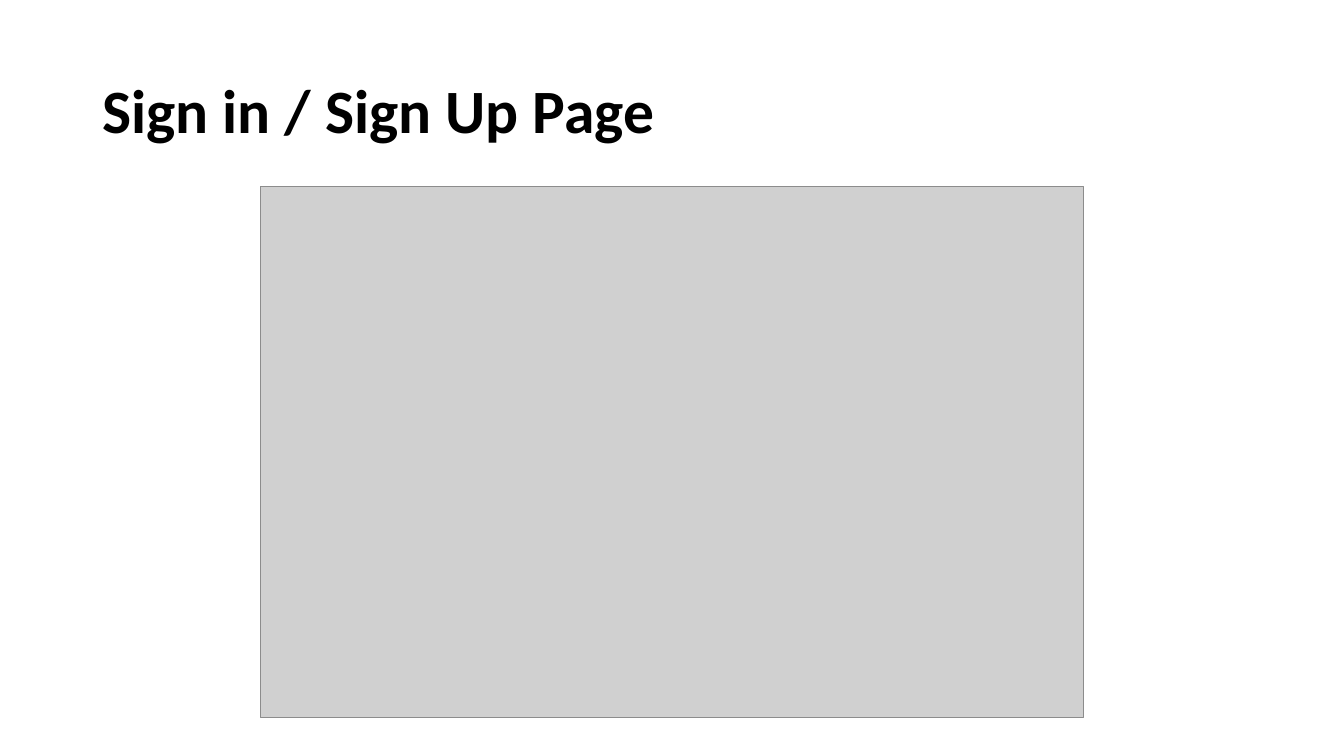
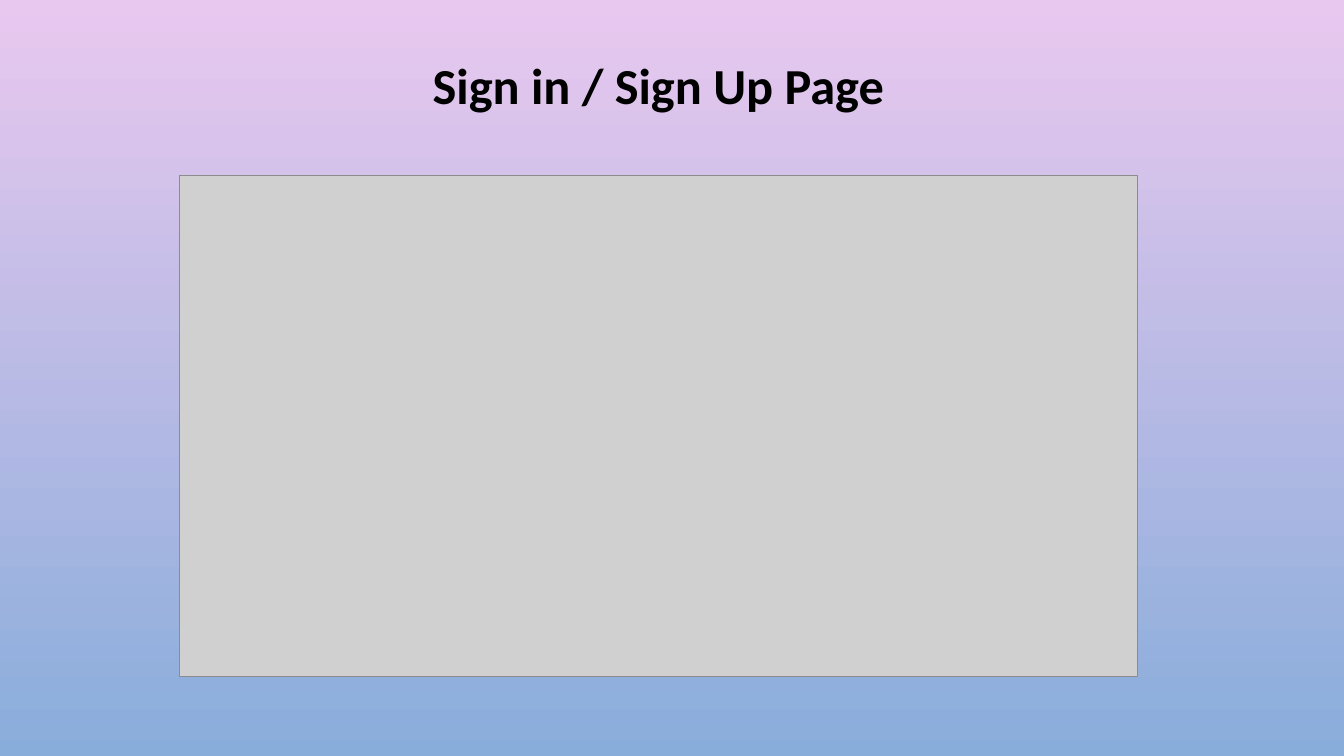
Before and after one commit to Jacobchapman99/ENSE-374-Group07-Project, a slide deck: slide 11 of Milestone 2/Milestone 2.ppt. Drawn at 1344x756 pixels with LibreOffice and Linux fonts; fonts in the diff are those of the drawing; grey boxes stand for pictures; background and template pictures are left out. Boxes give left, top, right and bottom in pixels: in the first picture for what was removed or moved away, otherwise in the second. Text is boxed around its words. In the diff, an @@ line names an element or a change of style, - is before the commit and + after.

```diff
--- a/Milestone 2/Milestone 2.ppt
+++ b/Milestone 2/Milestone 2.ppt
@@ background #FFFFFF to picture (left out) @@
@@ title "Sign in / Sign Up ...": place and size @@
-title "Sign in / Sign Up ..." at [102, 89, 654, 144]
+title "Sign in / Sign Up ..." at [433, 68, 884, 113]
@@ title "Sign in / Sign Up ..." at [433, 68, 884, 113]: size 44 to 36 pt; alignment left to centre @@
@@ picture: place and size @@
-picture at [260, 186, 1083, 717]
+picture at [179, 175, 1137, 675]
```
Also in this commit, not shown: 16 other slides changed.
